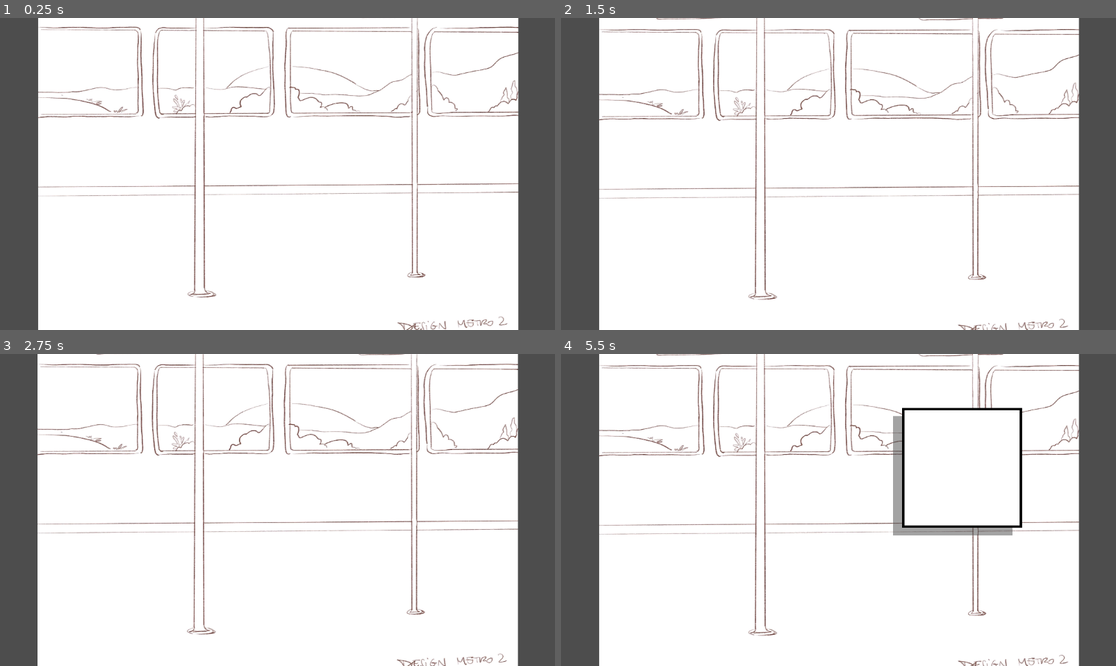
Above: before the commit, frames 1-4 (two rows, left to right).
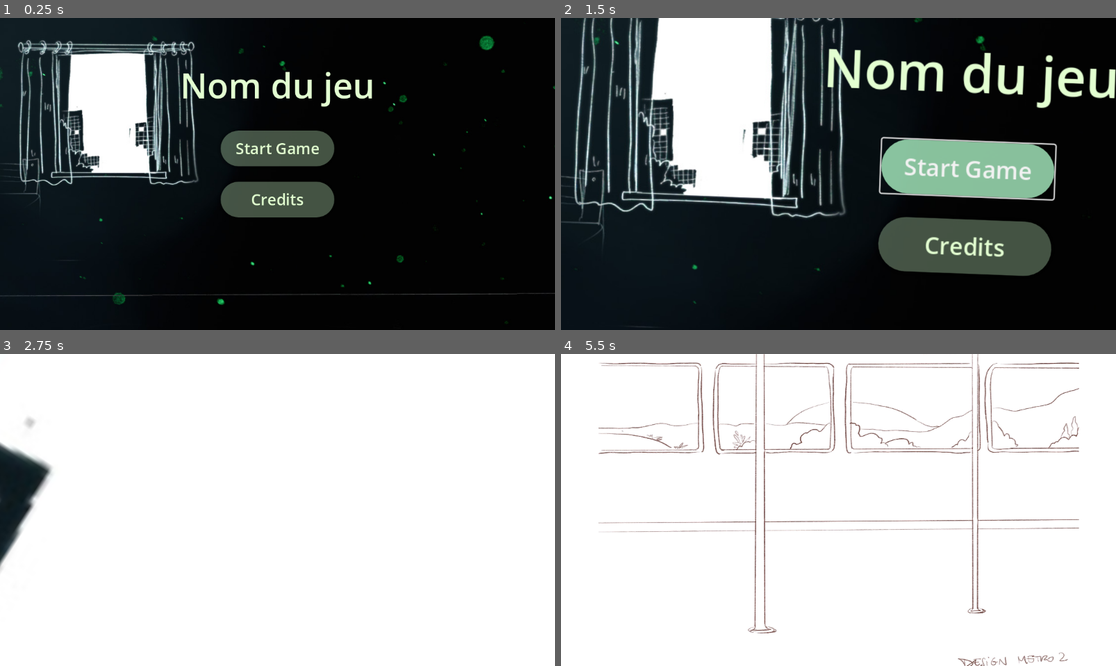
Above: after the commit, the same moments.

Repository: ohmlet-studio/ABugsLife
Game: Godot game, scene res://Scene/MainMenu.tscn
The game is run twice, just before and just after one commit, with the same random seed, the same clock (stepped at 60 frames per second) and the same inputs. Before the commit the project starts from res://Scene/tramScene.tscn.
Inputs (mouse positions are in pixels of both pictures, inside the frame that each line leads up to):
- Up to frame 1 (0.25 s): no input
- Up to frame 2 (1.5 s): click (838, 198) at 0.5 s, where only the run after the commit has a clickable "Credits"; click (838, 149) at 1.25 s, where only the run after the commit has a clickable "Start Game"
- Up to frame 3 (2.75 s): no input
- Up to frame 4 (5.5 s): no input

The runs differ from the first frame. In frame 1, 96% of the frame differs, in the area x 0-100%, y 0-100%; in frame 2, 90%; in frame 3, 18%; in frame 4, 21%.

Commit message:
Ajout Menu Test

Diff:
--- /dev/null
+++ b/Assets/MetaAccantis.tres
@@ -0,0 +1,4 @@
+[gd_resource type="SystemFont" format=3 uid="uid://biaqrm2p8wpgf"]
+
+[resource]
+font_names = PackedStringArray("MetaAccanthisAlternate Alternate")
--- /dev/null
+++ b/Assets/Styles/MainMenuHovered.tres
@@ -0,0 +1,8 @@
+[gd_resource type="StyleBoxFlat" format=3 uid="uid://b61i1wlhgxiau"]
+
+[resource]
+bg_color = Color(0.705882, 1, 0.807843, 0.752941)
+corner_radius_top_left = 60
+corner_radius_top_right = 60
+corner_radius_bottom_right = 60
+corner_radius_bottom_left = 60
--- /dev/null
+++ b/Scene/MainMenu.tscn
@@ -0,0 +1,284 @@
+[gd_scene load_steps=10 format=3 uid="uid://fr56kbtu21h7"]
+
+[ext_resource type="Script" uid="uid://bgf7wgrv5ym7j" path="res://Scripts/main_menu.gd" id="1_d4yab"]
+[ext_resource type="Texture2D" uid="uid://bcb6id5kk6h53" path="res://Assets/Menu.jpg" id="1_i26rj"]
+[ext_resource type="SystemFont" uid="uid://biaqrm2p8wpgf" path="res://Assets/MetaAccantis.tres" id="2_eiy7p"]
+[ext_resource type="StyleBox" uid="uid://b61i1wlhgxiau" path="res://Assets/Styles/MainMenuHovered.tres" id="4_qoqlk"]
+
+[sub_resource type="StyleBoxTexture" id="StyleBoxTexture_eiy7p"]
+texture = ExtResource("1_i26rj")
+
+[sub_resource type="StyleBoxFlat" id="StyleBoxFlat_kjwba"]
+bg_color = Color(0.819608, 1, 0.807843, 0.321569)
+corner_radius_top_left = 60
+corner_radius_top_right = 60
+corner_radius_bottom_right = 60
+corner_radius_bottom_left = 60
+shadow_color = Color(0, 0, 0, 0.278431)
+shadow_size = 8
+
+[sub_resource type="Animation" id="Animation_qoqlk"]
+length = 0.001
+tracks/0/type = "bezier"
+tracks/0/imported = false
+tracks/0/enabled = true
+tracks/0/path = NodePath("Control:size:x")
+tracks/0/interp = 1
+tracks/0/loop_wrap = true
+tracks/0/keys = {
+"handle_modes": PackedInt32Array(0),
+"points": PackedFloat32Array(1152, -0.25, 0, 0.25, 0),
+"times": PackedFloat32Array(0)
+}
+tracks/1/type = "bezier"
+tracks/1/imported = false
+tracks/1/enabled = true
+tracks/1/path = NodePath("Control:size:y")
+tracks/1/interp = 1
+tracks/1/loop_wrap = true
+tracks/1/keys = {
+"handle_modes": PackedInt32Array(0),
+"points": PackedFloat32Array(648, -0.25, 0, 0.25, 0),
+"times": PackedFloat32Array(0)
+}
+tracks/2/type = "bezier"
+tracks/2/imported = false
+tracks/2/enabled = true
+tracks/2/path = NodePath("Control:position:x")
+tracks/2/interp = 1
+tracks/2/loop_wrap = true
+tracks/2/keys = {
+"handle_modes": PackedInt32Array(0),
+"points": PackedFloat32Array(0, -0.25, 0, 0.25, 0),
+"times": PackedFloat32Array(0)
+}
+tracks/3/type = "bezier"
+tracks/3/imported = false
+tracks/3/enabled = true
+tracks/3/path = NodePath("Control:position:y")
+tracks/3/interp = 1
+tracks/3/loop_wrap = true
+tracks/3/keys = {
+"handle_modes": PackedInt32Array(0),
+"points": PackedFloat32Array(0, -0.25, 0, 0.25, 0),
+"times": PackedFloat32Array(0)
+}
+tracks/4/type = "bezier"
+tracks/4/imported = false
+tracks/4/enabled = true
+tracks/4/path = NodePath("Control:rotation")
+tracks/4/interp = 1
+tracks/4/loop_wrap = true
+tracks/4/keys = {
+"handle_modes": PackedInt32Array(0),
+"points": PackedFloat32Array(0, -0.25, 0, 0.25, 0),
+"times": PackedFloat32Array(0)
+}
+tracks/5/type = "bezier"
+tracks/5/imported = false
+tracks/5/enabled = true
+tracks/5/path = NodePath("Control:scale:x")
+tracks/5/interp = 1
+tracks/5/loop_wrap = true
+tracks/5/keys = {
+"handle_modes": PackedInt32Array(0),
+"points": PackedFloat32Array(1, -0.25, 0, 0.25, 0),
+"times": PackedFloat32Array(0)
+}
+tracks/6/type = "bezier"
+tracks/6/imported = false
+tracks/6/enabled = true
+tracks/6/path = NodePath("Control:scale:y")
+tracks/6/interp = 1
+tracks/6/loop_wrap = true
+tracks/6/keys = {
+"handle_modes": PackedInt32Array(0),
+"points": PackedFloat32Array(1, -0.25, 0, 0.25, 0),
+"times": PackedFloat32Array(0)
+}
+
+[sub_resource type="Animation" id="Animation_h7a2f"]
+resource_name = "Zoom in menu"
+length = 3.0
+tracks/0/type = "bezier"
+tracks/0/imported = false
+tracks/0/enabled = true
+tracks/0/path = NodePath("Control:size:x")
+tracks/0/interp = 1
+tracks/0/loop_wrap = true
+tracks/0/keys = {
+"handle_modes": PackedInt32Array(0),
+"points": PackedFloat32Array(1152, -0.25, 0, 0.25, 0),
+"times": PackedFloat32Array(0)
+}
+tracks/1/type = "bezier"
+tracks/1/imported = false
+tracks/1/enabled = true
+tracks/1/path = NodePath("Control:size:y")
+tracks/1/interp = 1
+tracks/1/loop_wrap = true
+tracks/1/keys = {
+"handle_modes": PackedInt32Array(0),
+"points": PackedFloat32Array(648, -0.25, 0, 0.25, 0),
+"times": PackedFloat32Array(0)
+}
+tracks/2/type = "bezier"
+tracks/2/imported = false
+tracks/2/enabled = true
+tracks/2/path = NodePath("Control:position:x")
+tracks/2/interp = 1
+tracks/2/loop_wrap = true
+tracks/2/keys = {
+"handle_modes": PackedInt32Array(0, 0),
+"points": PackedFloat32Array(0, -0.25, 0, 0.25, 0, -283, -0.25, 0, 0.25, 0),
+"times": PackedFloat32Array(0, 1.76667)
+}
+tracks/3/type = "bezier"
+tracks/3/imported = false
+tracks/3/enabled = true
+tracks/3/path = NodePath("Control:position:y")
+tracks/3/interp = 1
+tracks/3/loop_wrap = true
+tracks/3/keys = {
+"handle_modes": PackedInt32Array(0, 0),
+"points": PackedFloat32Array(0, -0.25, 0, 0.25, 0, -2338, -0.25, 0, 0.25, 0),
+"times": PackedFloat32Array(0, 1.76667)
+}
+tracks/4/type = "bezier"
+tracks/4/imported = false
+tracks/4/enabled = true
+tracks/4/path = NodePath("Control:rotation")
+tracks/4/interp = 1
+tracks/4/loop_wrap = true
+tracks/4/keys = {
+"handle_modes": PackedInt32Array(0, 0),
+"points": PackedFloat32Array(0, -0.25, 0, 0.25, 0, 0.680678, -0.25, 0, 0.25, 0),
+"times": PackedFloat32Array(0, 1.76667)
+}
+tracks/5/type = "bezier"
+tracks/5/imported = false
+tracks/5/enabled = true
+tracks/5/path = NodePath("Control:scale:x")
+tracks/5/interp = 1
+tracks/5/loop_wrap = true
+tracks/5/keys = {
+"handle_modes": PackedInt32Array(0, 0),
+"points": PackedFloat32Array(1, -0.25, 0, 0.25, 0, 10.18, -0.25, 0, 0.25, 0),
+"times": PackedFloat32Array(0, 1.76667)
+}
+tracks/6/type = "bezier"
+tracks/6/imported = false
+tracks/6/enabled = true
+tracks/6/path = NodePath("Control:scale:y")
+tracks/6/interp = 1
+tracks/6/loop_wrap = true
+tracks/6/keys = {
+"handle_modes": PackedInt32Array(0, 0),
+"points": PackedFloat32Array(1, -0.25, 0, 0.25, 0, 10.18, -0.25, 0, 0.25, 0),
+"times": PackedFloat32Array(0, 1.76667)
+}
+
+[sub_resource type="AnimationLibrary" id="AnimationLibrary_iwfq2"]
+_data = {
+&"RESET": SubResource("Animation_qoqlk"),
+&"ZoomInMenu": SubResource("Animation_h7a2f")
+}
+
+[node name="MainMenu" type="Control"]
+layout_mode = 3
+anchors_preset = 15
+anchor_right = 1.0
+anchor_bottom = 1.0
+grow_horizontal = 2
+grow_vertical = 2
+script = ExtResource("1_d4yab")
+
+[node name="Control" type="Control" parent="."]
+layout_mode = 1
+anchors_preset = 15
+anchor_right = 1.0
+anchor_bottom = 1.0
+grow_horizontal = 2
+grow_vertical = 2
+
+[node name="_DEBUG_BACKGROUND" type="ColorRect" parent="Control"]
+visible = false
+layout_mode = 0
+offset_left = -164.0
+offset_top = -202.0
+offset_right = -120.0
+offset_bottom = -135.0
+scale = Vector2(32.2528, 14.9475)
+
+[node name="Background" type="Panel" parent="Control"]
+layout_mode = 1
+anchors_preset = 15
+anchor_right = 1.0
+anchor_bottom = 1.0
+offset_left = -17.0
+offset_top = -4.0
+offset_right = 19.0
+offset_bottom = 171.0
+grow_horizontal = 2
+grow_vertical = 2
+theme_override_styles/panel = SubResource("StyleBoxTexture_eiy7p")
+
+[node name="VBoxContainer" type="VBoxContainer" parent="Control"]
+layout_mode = 1
+anchors_preset = 8
+anchor_left = 0.5
+anchor_top = 0.5
+anchor_right = 0.5
+anchor_bottom = 0.5
+offset_left = -118.0
+offset_top = -90.0
+offset_right = 118.0
+offset_bottom = 90.0
+grow_horizontal = 2
+grow_vertical = 2
+theme_override_constants/separation = 32
+
+[node name="Button" type="Button" parent="Control/VBoxContainer"]
+layout_mode = 2
+size_flags_vertical = 3
+theme_override_colors/font_color = Color(0.890196, 1, 0.819608, 1)
+theme_override_fonts/font = ExtResource("2_eiy7p")
+theme_override_font_sizes/font_size = 32
+theme_override_styles/hover = ExtResource("4_qoqlk")
+theme_override_styles/normal = SubResource("StyleBoxFlat_kjwba")
+text = "Start Game"
+
+[node name="Credits" type="Button" parent="Control/VBoxContainer"]
+layout_mode = 2
+size_flags_vertical = 3
+theme_override_colors/font_color = Color(0.890196, 1, 0.819608, 1)
+theme_override_fonts/font = ExtResource("2_eiy7p")
+theme_override_font_sizes/font_size = 32
+theme_override_styles/hover = ExtResource("4_qoqlk")
+theme_override_styles/normal = SubResource("StyleBoxFlat_kjwba")
+text = "Credits
+"
+
+[node name="NomJeu" type="Label" parent="Control"]
+layout_mode = 1
+anchors_preset = 5
+anchor_left = 0.5
+anchor_right = 0.5
+offset_left = -194.0
+offset_top = 90.0
+offset_right = 194.0
+offset_bottom = 163.0
+grow_horizontal = 2
+theme_override_colors/font_color = Color(0.890196, 1, 0.819608, 1)
+theme_override_fonts/font = ExtResource("2_eiy7p")
+theme_override_font_sizes/font_size = 72
+text = "Nom du jeu"
+horizontal_alignment = 1
+
+[node name="AnimationPlayer" type="AnimationPlayer" parent="."]
+libraries = {
+&"": SubResource("AnimationLibrary_iwfq2")
+}
+
+[connection signal="pressed" from="Control/VBoxContainer/Button" to="." method="_on_start_pressed"]
+[connection signal="pressed" from="Control/VBoxContainer/Credits" to="." method="_on_credits_pressed"]
--- a/Scene/tramScene.tscn
+++ b/Scene/tramScene.tscn
@@ -48,6 +48,13 @@
 
 [node name="TramInterior" type="Node2D" parent="."]
 
+[node name="_DEBUG_BACKGROUND" type="ColorRect" parent="TramInterior"]
+offset_left = -164.0
+offset_top = -202.0
+offset_right = -120.0
+offset_bottom = -135.0
+scale = Vector2(32.2528, 14.9475)
+
 [node name="Decor" type="TextureRect" parent="TramInterior"]
 offset_left = 79.0
 offset_top = -22.0
--- /dev/null
+++ b/Scripts/main_menu.gd
@@ -0,0 +1,11 @@
+extends Control
+
+@onready var animation_player = $AnimationPlayer
+
+func _on_start_pressed() -> void:
+	animation_player.play("ZoomInMenu")
+	await get_tree().create_timer(3.0).timeout
+	get_tree().change_scene_to_file("res://Scene/tramScene.tscn")
+
+func _on_credits_pressed() -> void:
+	pass # Replace with function body.
--- a/icon.svg
+++ /dev/null
@@ -1 +0,0 @@
-<svg xmlns="http://www.w3.org/2000/svg" width="128" height="128"><rect width="124" height="124" x="2" y="2" fill="#363d52" stroke="#212532" stroke-width="4" rx="14"/><g fill="#fff" transform="translate(12.322 12.322)scale(.101)"><path d="M105 673v33q407 354 814 0v-33z"/><path fill="#478cbf" d="m105 673 152 14q12 1 15 14l4 67 132 10 8-61q2-11 15-15h162q13 4 15 15l8 61 132-10 4-67q3-13 15-14l152-14V427q30-39 56-81-35-59-83-108-43 20-82 47-40-37-88-64 7-51 8-102-59-28-123-42-26 43-46 89-49-7-98 0-20-46-46-89-64 14-123 42 1 51 8 102-48 27-88 64-39-27-82-47-48 49-83 108 26 42 56 81zm0 33v39c0 276 813 276 814 0v-39l-134 12-5 69q-2 10-14 13l-162 11q-12 0-16-11l-10-65H446l-10 65q-4 11-16 11l-162-11q-12-3-14-13l-5-69z"/><path d="M483 600c0 34 58 34 58 0v-86c0-34-58-34-58 0z"/><circle cx="725" cy="526" r="90"/><circle cx="299" cy="526" r="90"/></g><g fill="#414042" transform="translate(12.322 12.322)scale(.101)"><circle cx="307" cy="532" r="60"/><circle cx="717" cy="532" r="60"/></g></svg>
--- a/project.godot
+++ b/project.godot
@@ -11,7 +11,7 @@
 [application]
 
 config/name="GMTK-2025"
-run/main_scene="uid://h6qs28nw2xu0"
+run/main_scene="uid://fr56kbtu21h7"
 config/features=PackedStringArray("4.4", "GL Compatibility")
 config/icon="res://icon.svg"
 
Binary file added: Assets/Menu.jpg
Not shown, changed: Assets/Menu.jpg.import
Binary file added: Assets/MenuTest1.jpg
Not shown, added: Assets/MenuTest1.jpg.import
Not shown, added: Scripts/main_menu.gd.uid
Not shown, changed: .gitignore
